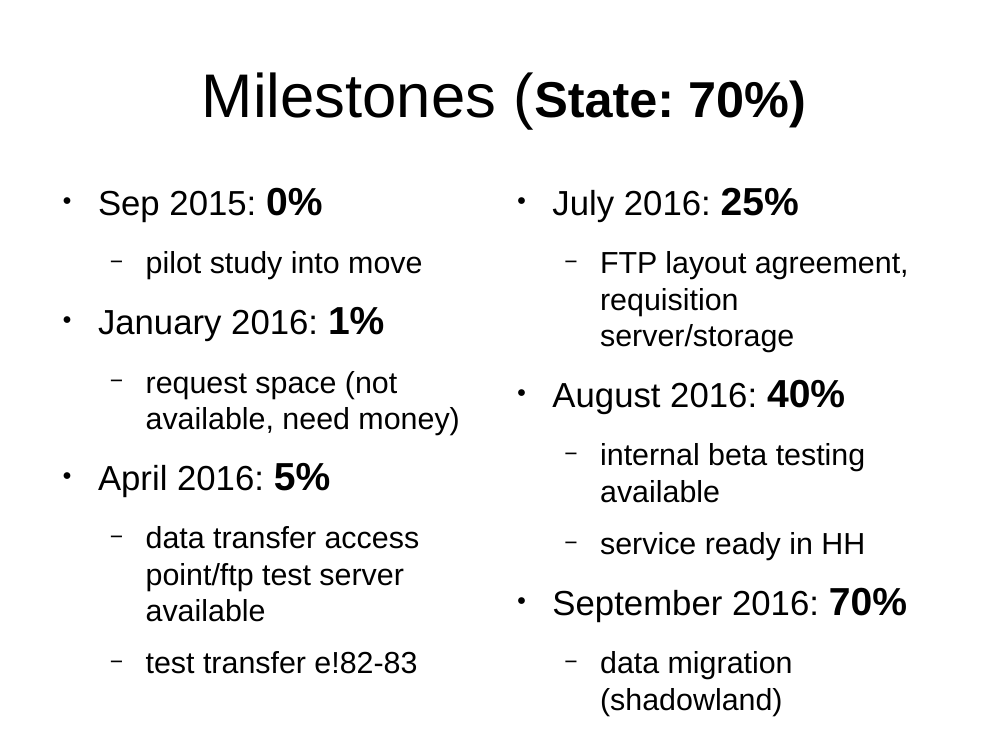
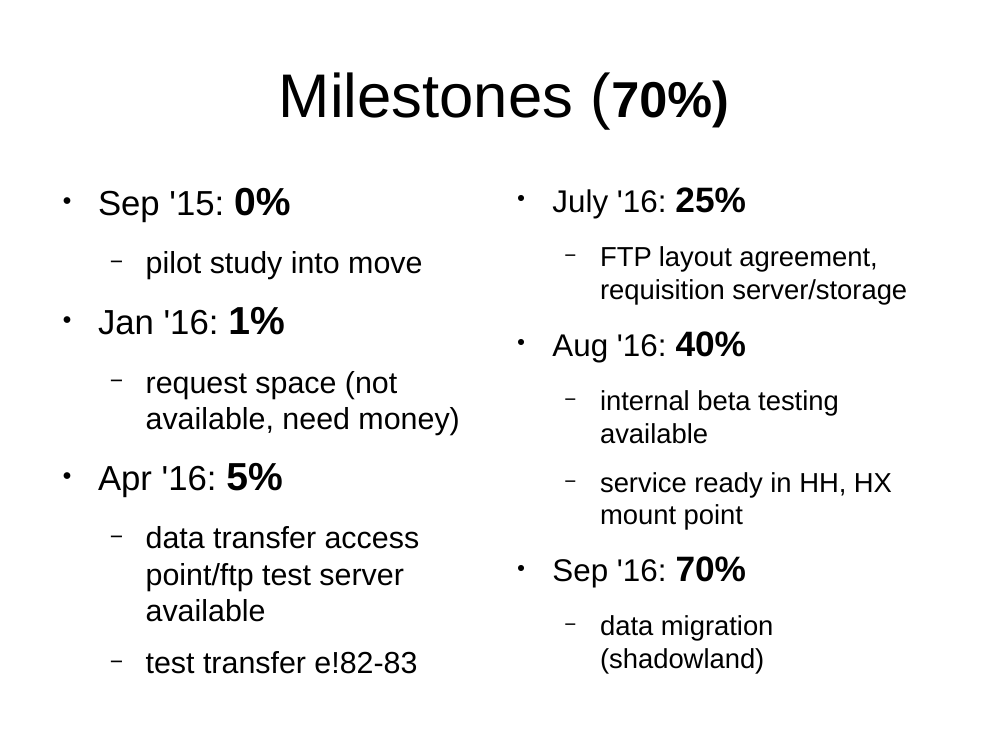
Before and after one commit to avullo/ensembl-migration-pm, a slide deck: slide 23 of data-review-10-16/talk.odp. Drawn at 1008x756 pixels with LibreOffice and Linux fonts; fonts in the diff are those of the drawing; background and template pictures are left out. Boxes give left, top, right and bottom in pixels: in the first picture for what was removed or moved away, otherwise in the second. Text is boxed around its words. In the diff, an @@ line names an element or a change of style, - is before the commit and + after.

```diff
--- a/data-review-10-16/talk.odp
+++ b/data-review-10-16/talk.odp
@@ title at (279,72,729,127): text changed @@
-Milestones (State: 70%)
+Milestones (70%)
@@ text at (98,187,290,223): text changed @@
-● Sep 2015: 0%
+● Sep '15: 0%
@@ text at (552,187,746,218): text changed; size 24.8 to 22.4 pt @@
-● July 2016: 25%
+● July '16: 25%
@@ text at (600,246,907,674): size 21.7 to 19.6 pt in "FTP layout agreement, requisition server/storage", "internal beta testing available", "data migration (shadowland)" @@
@@ text at (98,307,384,342): text changed @@
-● January 2016: 1%
+● Jan '16: 1%
@@ text at (552,331,747,362): text changed; size 24.8 to 22.4 pt @@
-● August 2016: 40%
+● Aug '16: 40%
@@ text at (98,463,282,497): text changed @@
-● April 2016: 5%
+● Apr '16: 5%
@@ text at (552,472,892,587): text changed; size 21.7 to 19.6 pt @@
-  − service ready in HH
-● September 2016: 70%
+  − service ready in HH, HX mount point
+● Sep '16: 70%
```
Also in this commit, not shown: 16 other slides changed, 6 slides added, 4 slides removed, 11 other files.
